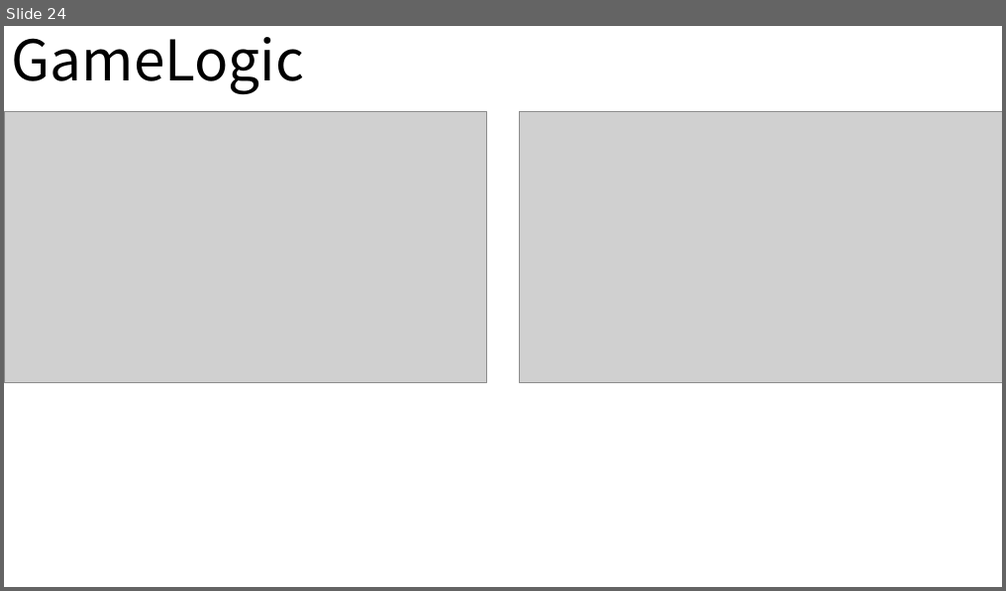
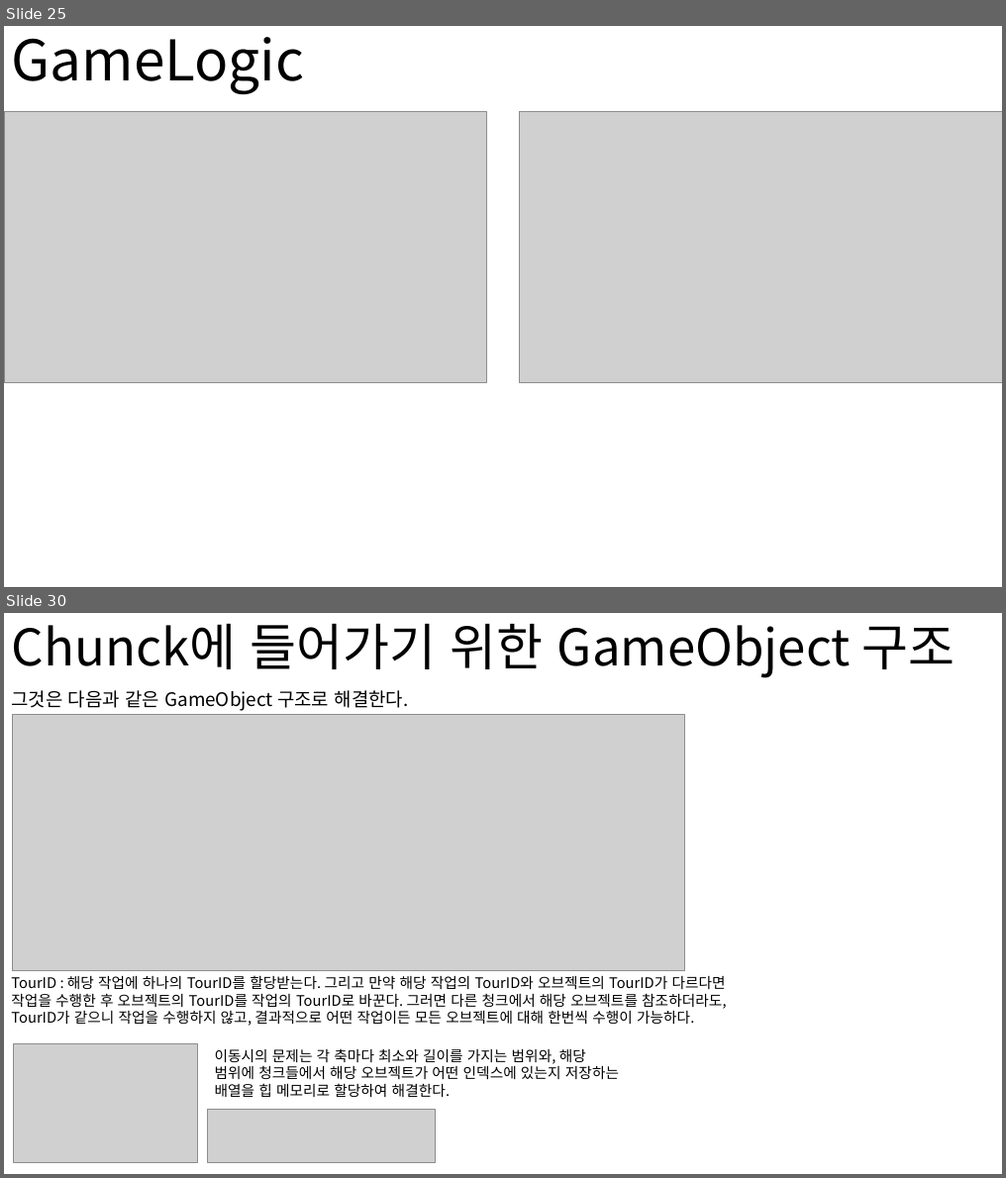
Before and after one commit to nohc2001/PulseCity, a slide deck: Conference/GraphicsStudy/GraphicsHighLevelDesign.pptx. Shown one above the other, each under a label of ours: slide 24 before the commit, slides 25 and 30 after it; the slides between them are not shown. The pictures are 1006x591 and 1006x1178 pixels, drawn with LibreOffice and Linux fonts; fonts in the diff are those of the drawing; grey boxes stand for pictures. Boxes give left, top, right and bottom in pixels: in the first picture for what was removed or moved away, otherwise in the second. Text is boxed around its words. In the diff, an @@ line names an element or a change of style, - is before the commit and + after.

```diff
--- a/Conference/GraphicsStudy/GraphicsHighLevelDesign.pptx
+++ b/Conference/GraphicsStudy/GraphicsHighLevelDesign.pptx
@@ slide 30 added at bbox=[4, 613, 1002, 1174], background #FFFFFF @@
@@ title added at bbox=[12, 623, 954, 678], 48.6 pt, text #000000 @@
+Chunck에 들어가기 위한 GameObject 구조
@@ text added at bbox=[11, 690, 409, 711], 18 pt, text #000000 @@
+그것은 다음과 같은 GameObject 구조로 해결한다.
@@ picture added at bbox=[12, 714, 684, 970] @@
@@ text added at bbox=[11, 975, 727, 1026], 14 pt, text #000000 @@
+TourID : 해당 작업에 하나의 TourID를 할당받는다. 그리고 만약 해당 작업의 TourID와 오브젝트의 TourID가 다르다면
+작업을 수행한 후 오브젝트의 TourID를 작업의 TourID로 바꾼다. 그러면 다른 청크에서 해당 오브젝트를 참조하더라도,
+TourID가 같으니 작업을 수행하지 않고, 결과적으로 어떤 작업이든 모든 오브젝트에 대해 한번씩 수행이 가능하다.
@@ picture added at bbox=[13, 1044, 198, 1162] @@
@@ text added at bbox=[215, 1050, 619, 1097], 14 pt, text #000000 @@
+이동시의 문제는 각 축마다 최소와 길이를 가지는 범위와, 해당 범위에 청크들에서 해당 오브젝트가 어떤 인덱스에 있는지 저장하는 배열을 힙 메모리로 할당하여 해결한다.
@@ picture added at bbox=[207, 1109, 436, 1163] @@
@@ what was slide 24 is now slide 25 @@
```
Also in this commit, not shown: 6 slides changed, 7 other slides added, 4 slides removed, 14 other files.
